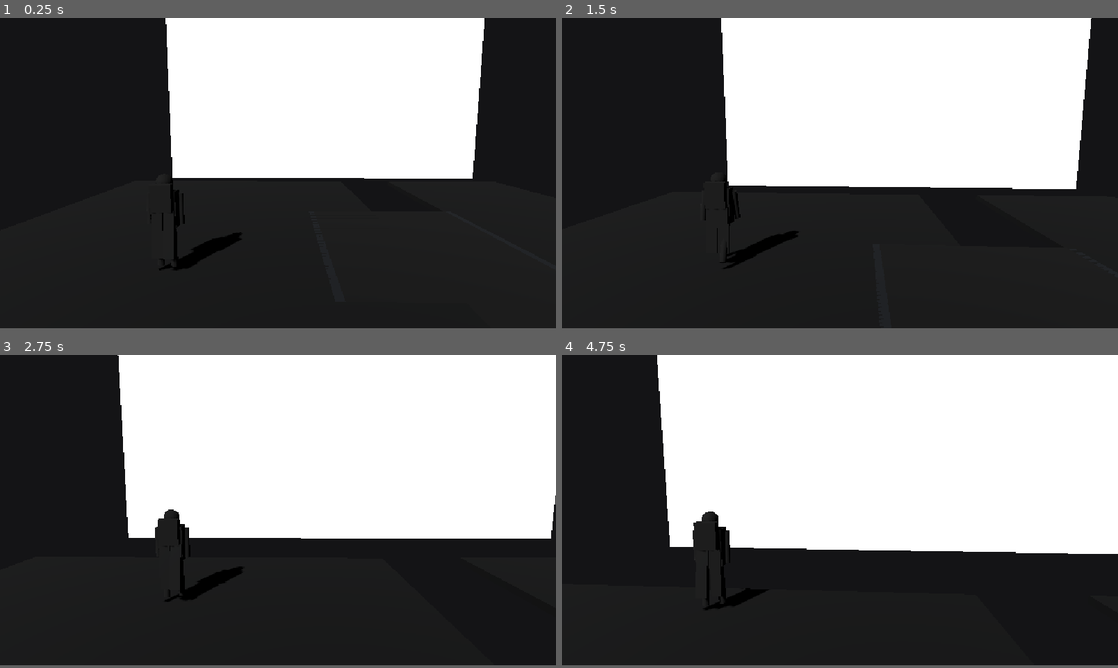
Above: before the commit, frames 1-4 (two rows, left to right).
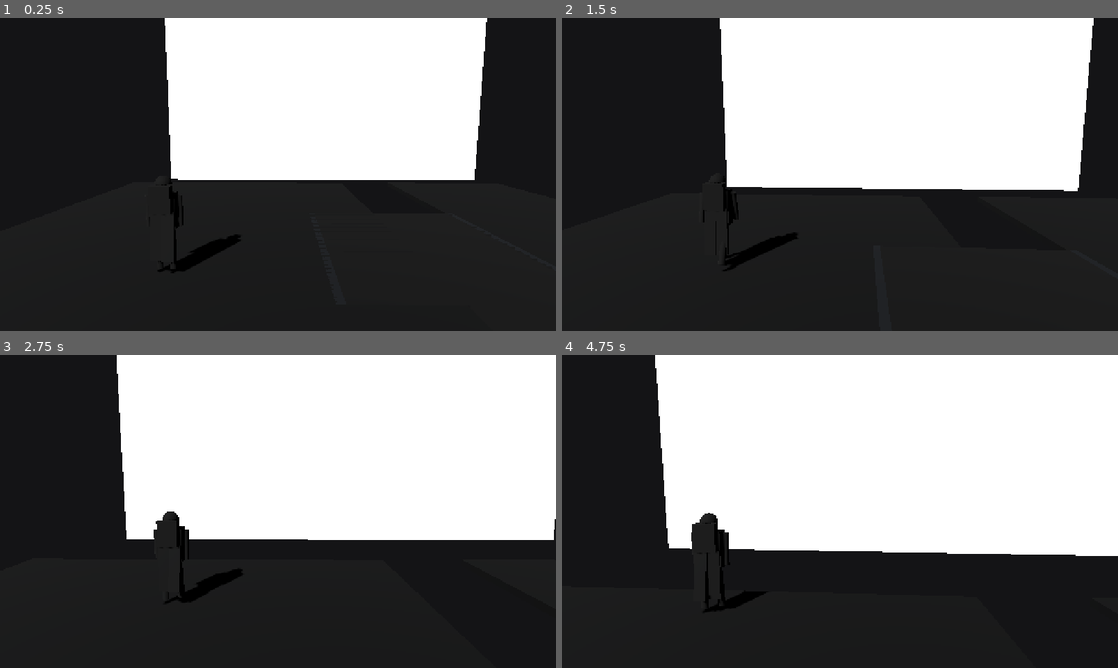
Above: after the commit, the same moments.

Repository: qcimport1337-sketch/STRATA_NULL_BUILD
Game: Godot game, scene res://scenes/scene001.tscn
Two runs of this game, one before a commit and one after it. Both use one fixed random seed, a clock stepped at 60 frames per second and the inputs below. After the commit the project has no main scene; this scene is started directly in both runs.
Inputs (mouse positions are in pixels of both pictures, inside the frame that each line leads up to):
- Up to frame 1 (0.25 s): no input
- Up to frame 2 (1.5 s): tap Enter at 0.5 s; move the mouse to (867, 171) at 0.52 s; hold Q (recenter) 0.53-1.28 s; hold W (move_forward) from 0.53 s (still down); click (867, 171) at 0.67 s; move the mouse to (812, 174) at 1.27 s; tap Q (recenter) at 1.35 s
- Up to frame 3 (2.75 s): keep holding W (move_forward); move the mouse to (289, 505) at 2.02 s; hold Q (recenter) from 2.03 s (still down)
- Up to frame 4 (4.75 s): keep holding W (move_forward); move the mouse to (834, 514) at 2.77 s; release Q (recenter) at 2.78 s; tap Q (recenter) at 2.85, 4.35 s; click (834, 514) at 2.92 s; move the mouse to (878, 514) at 3.52 s; hold Q (recenter) 3.53-4.28 s; move the mouse to (795, 505) at 4.27 s
In our replay, the window is 800x446 before the commit and 800x450 after it. These sizes can differ from the game's own. Grey fills any space a smaller window leaves; there, only what the larger window draws over its background counts as a difference.

The runs differ from the first frame. In frame 1, 0.8% of the frame differs, in the area x 27-88%, y 0-82%; in frame 2, 0.9%, in the area x 25-96%, y 0-81%; in frame 3, 0.8%; in frame 4, 0.9%.

Commit message:
Scene001 v0.4.1 geometry-skin project

Diff:
--- a/project.godot
+++ b/project.godot
@@ -1,21 +1,16 @@
+; Engine configuration file.
 config_version=5
 
 [application]
-config/name="STRATA // NULL — Scene 001 Pixel Depth v0.3"
-run/main_scene="res://scenes/scene001.tscn"
+config/name="STRATA_NULL_SCENE001_GEOMETRY_SKIN"
+run/main_scene="res://main.tscn"
 config/features=PackedStringArray("4.7")
-boot_splash/show_image=false
-boot_splash/bg_color=Color(0,0,0,1)
 
 [display]
-window/size/viewport_width=1040
-window/size/viewport_height=580
-window/size/window_width_override=1280
-window/size/window_height_override=714
+window/size/viewport_width=1280
+window/size/viewport_height=720
 window/stretch/mode="canvas_items"
-window/stretch/aspect="keep"
 
 [rendering]
 renderer/rendering_method="gl_compatibility"
-renderer/rendering_method.mobile="gl_compatibility"
-textures/canvas_textures/default_texture_filter=1
+environment/defaults/default_clear_color=Color(0.02, 0.02, 0.03, 1)
